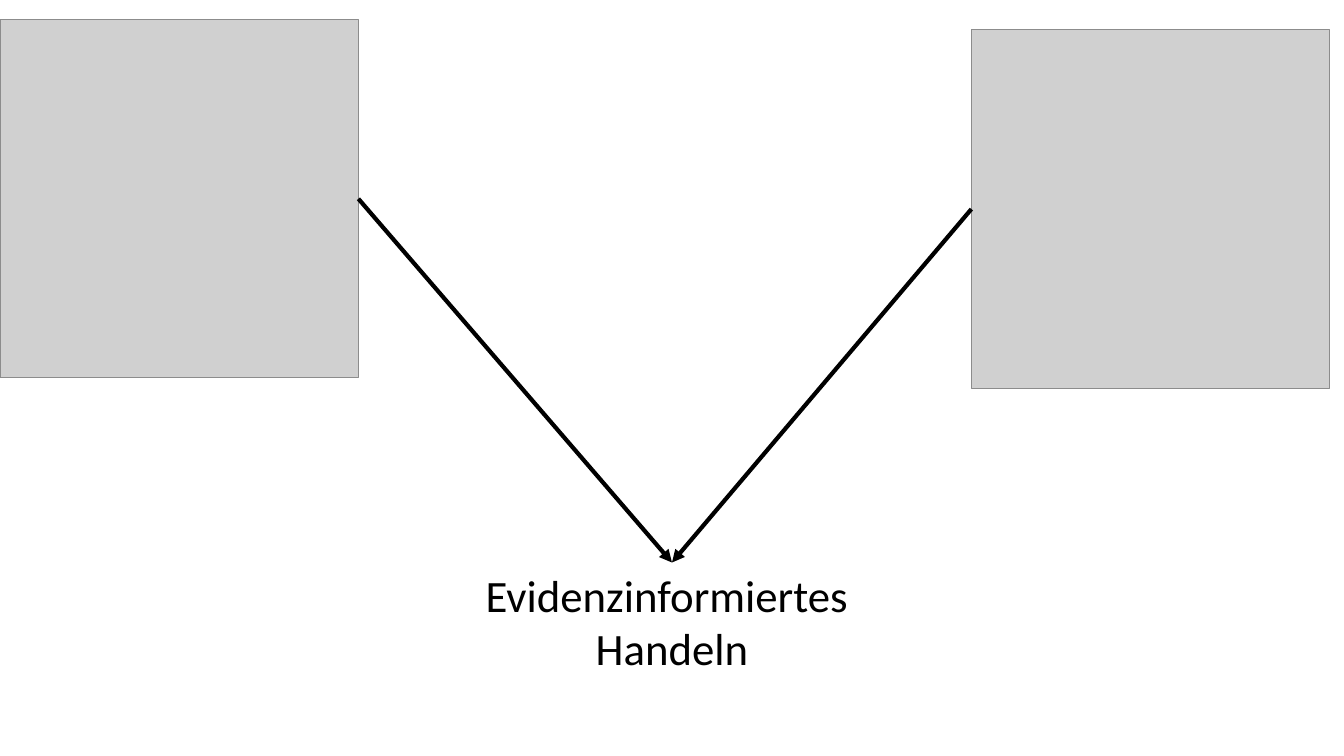
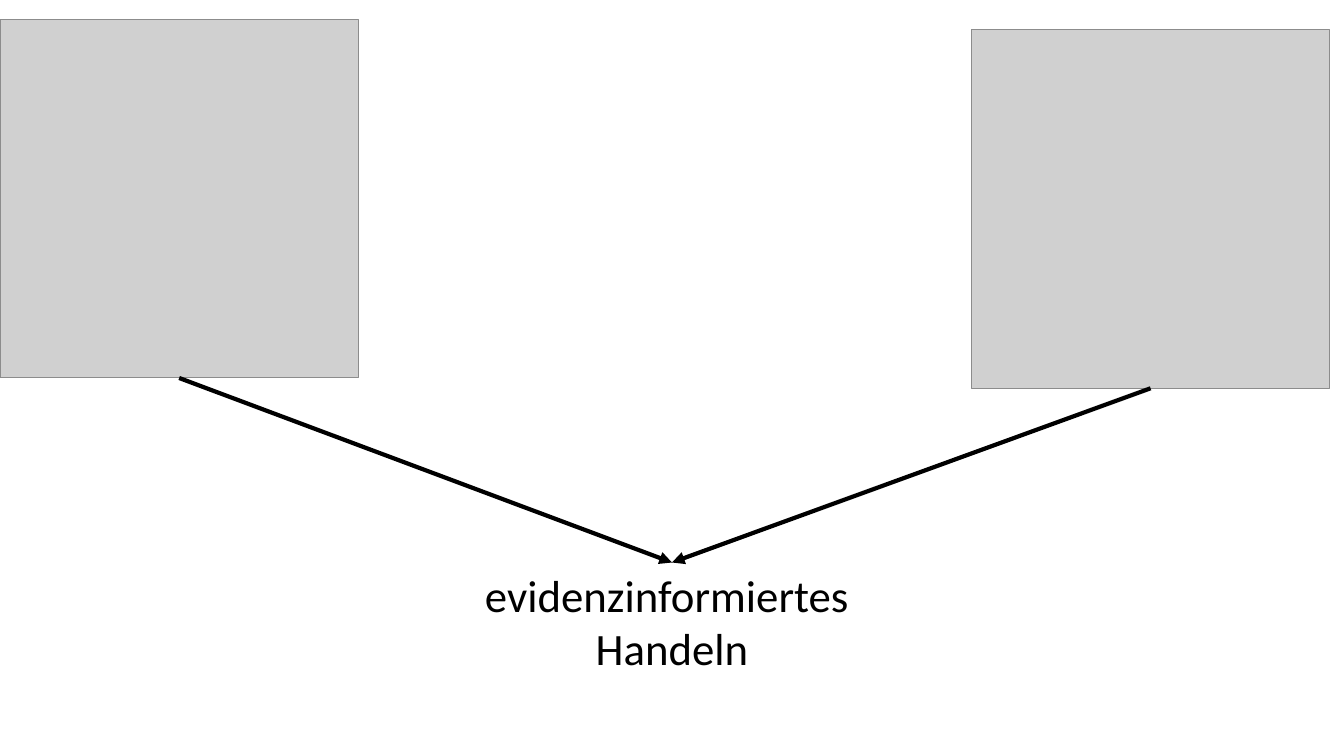
Before and after one commit to kirstinschmidt/GEBF_2025, a slide deck: slide 1 of img/Angebot-Nutzung.pptx. Drawn at 1344x756 pixels with LibreOffice and Linux fonts; fonts in the diff are those of the drawing; grey boxes stand for pictures. Boxes give left, top, right and bottom in pixels: in the first picture for what was removed or moved away, otherwise in the second. Text is boxed around its words. In the diff, an @@ line names an element or a change of style, - is before the commit and + after.

```diff
--- a/img/Angebot-Nutzung.pptx
+++ b/img/Angebot-Nutzung.pptx
@@ arrow moved from (359, 199) - (673, 563) to (179, 378) - (673, 563) @@
@@ arrow moved from (972, 209) - (673, 563) to (1150, 388) - (673, 563) @@
@@ text at box(485, 581, 848, 613): text changed @@
-Evidenzinformiertes
+evidenzinformiertes
```
Also in this commit, not shown: 1 slide added, 2 other files.
